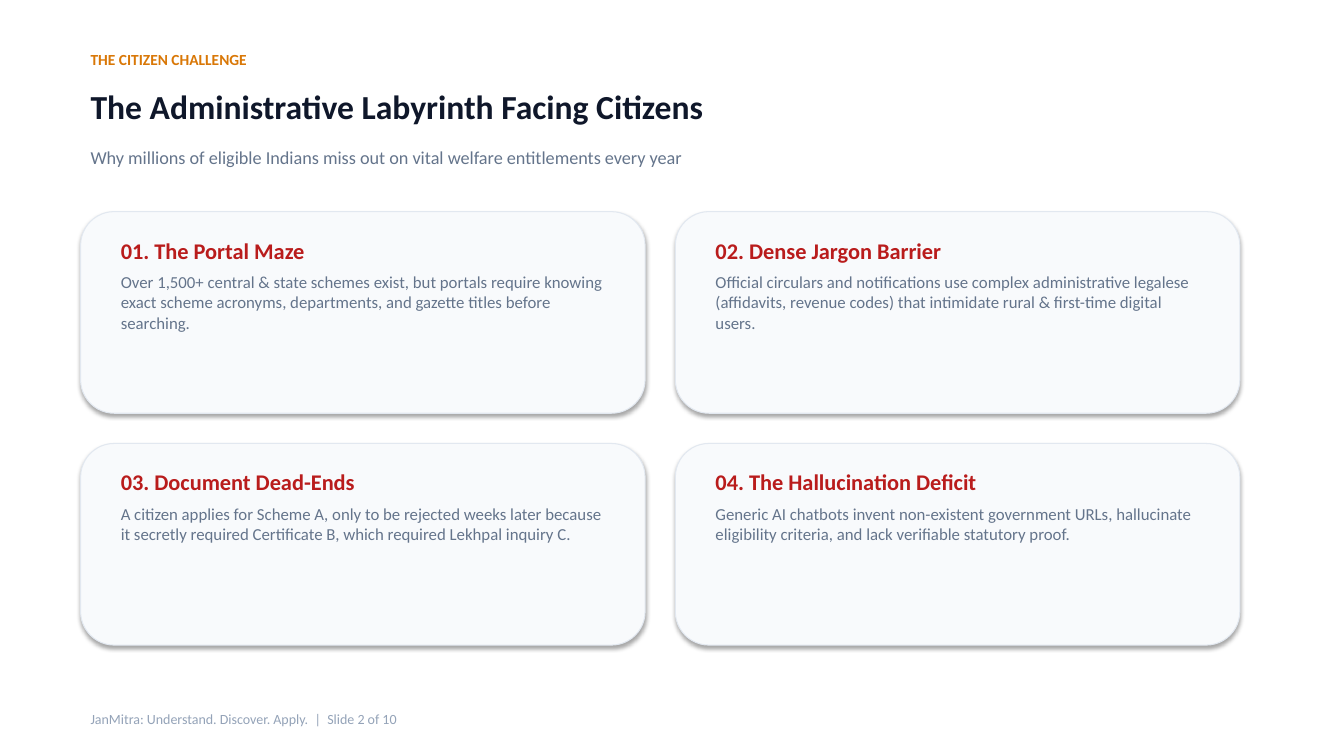
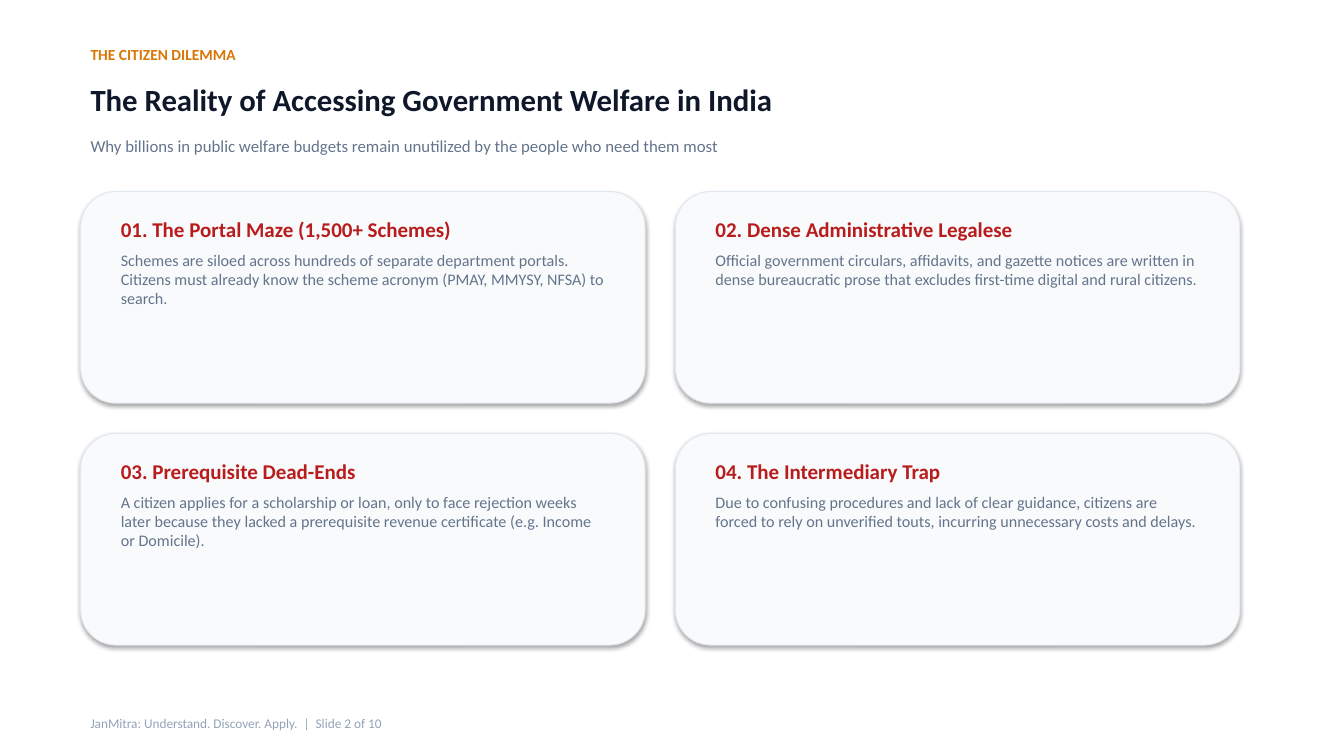
Before and after one commit to samenthamassey127-hue/JanMitra, a slide deck: slide 2 of JanMitra_Presentation.pptx. Drawn at 1344x756 pixels with LibreOffice and Linux fonts; fonts in the diff are those of the drawing. Boxes give left, top, right and bottom in pixels: in the first picture for what was removed or moved away, otherwise in the second. Text is boxed around its words. In the diff, an @@ line names an element or a change of style, - is before the commit and + after.

```diff
--- a/JanMitra_Presentation.pptx
+++ b/JanMitra_Presentation.pptx
@@ text at (91, 50, 235, 60): text changed @@
-THE CITIZEN CHALLENGE
+THE CITIZEN DILEMMA
@@ text at (91, 89, 772, 117): text changed; size 24 to 22 pt @@
-The Administrative Labyrinth Facing Citizens
+The Reality of Accessing Government Welfare in India
@@ text at (91, 140, 717, 155): text changed; size 13 to 12 pt @@
-Why millions of eligible Indians miss out on vital welfare entitlements every year
+Why billions in public welfare budgets remain unutilized by the people who need them most
@@ rounded rectangle: place and size @@
-rounded rectangle at (81, 212, 645, 413)
+rounded rectangle at (81, 192, 645, 403)
@@ rounded rectangle: place and size @@
-rounded rectangle at (676, 212, 1240, 413)
+rounded rectangle at (676, 192, 1240, 403)
@@ text at (121, 221, 604, 304): text changed; size 12 to 11.5 pt @@
-01. The Portal Maze
-Over 1,500+ central & state schemes exist, but portals require knowing exact scheme acronyms, departments, and gazette titles before searching.
+01. The Portal Maze (1,500+ Schemes)
+Schemes are siloed across hundreds of separate department portals. Citizens must already know the scheme acronym (PMAY, MMYSY, NFSA) to search.
@@ text at (715, 222, 1196, 288): text changed; size 12 to 11.5 pt @@
-02. Dense Jargon Barrier
-Official circulars and notifications use complex administrative legalese (affidavits, revenue codes) that intimidate rural & first-time digital users.
+02. Dense Administrative Legalese
+Official government circulars, affidavits, and gazette notices are written in dense bureaucratic prose that excludes first-time digital and rural citizens.
@@ rounded rectangle: place and size @@
-rounded rectangle at (81, 444, 645, 645)
+rounded rectangle at (81, 434, 645, 645)
@@ rounded rectangle: place and size @@
-rounded rectangle at (676, 444, 1240, 645)
+rounded rectangle at (676, 434, 1240, 645)
@@ text at (121, 464, 592, 548): text changed; size 12 to 11.5 pt @@
-03. Document Dead-Ends
-A citizen applies for Scheme A, only to be rejected weeks later because it secretly required Certificate B, which required Lekhpal inquiry C.
+03. Prerequisite Dead-Ends
+A citizen applies for a scholarship or loan, only to face rejection weeks later because they lacked a prerequisite revenue certificate (e.g. Income or Domicile).
@@ text at (715, 464, 1195, 530): text changed; size 12 to 11.5 pt @@
-04. The Hallucination Deficit
-Generic AI chatbots invent non-existent government URLs, hallucinate eligibility criteria, and lack verifiable statutory proof.
+04. The Intermediary Trap
+Due to confusing procedures and lack of clear guidance, citizens are forced to rely on unverified touts, incurring unnecessary costs and delays.
@@ text "JanMitra: Understand. Discover. Apply. | ..." at (91, 719, 381, 730): size 10 to 9.5 pt @@
```
Also in this commit, not shown: 6 other slides changed, 3 slides added, 3 slides removed.
